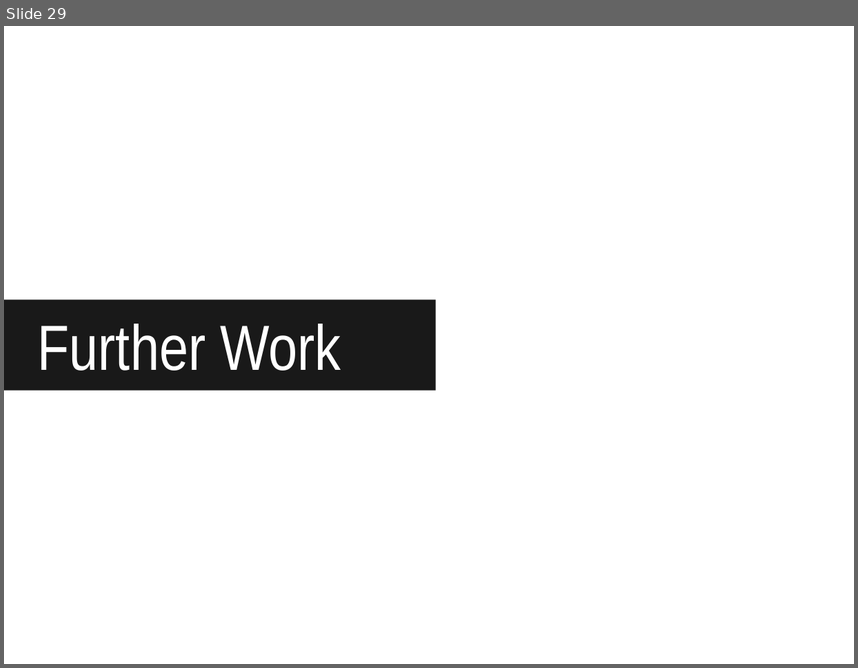
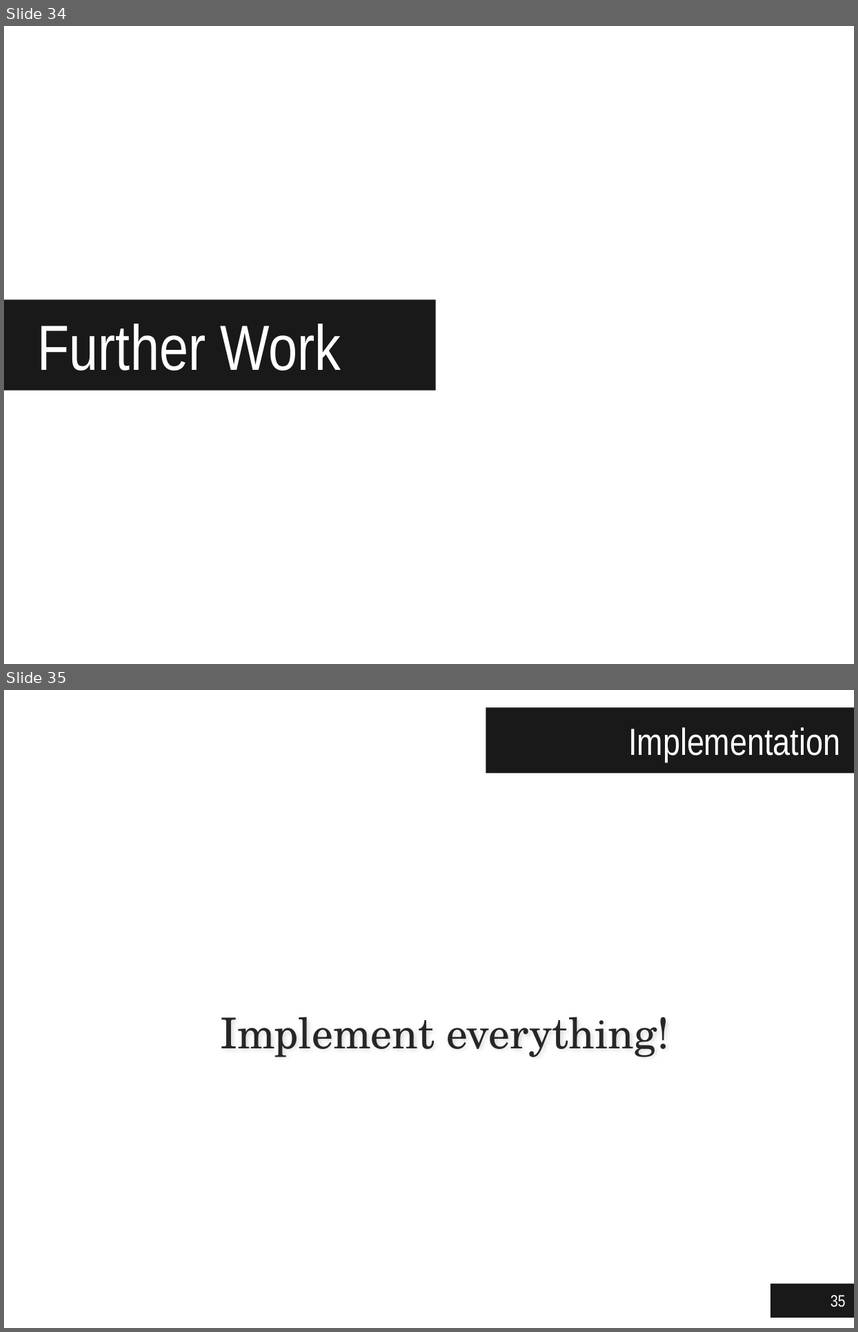
Before and after one commit to jgradim/thesis, a slide deck: presentations/jgradim-presentation.pptx. Shown one above the other, each under a label of ours: slide 29 before the commit, slides 34 and 35 after it. The pictures are 858x668 and 858x1332 pixels, drawn with LibreOffice and Linux fonts; fonts in the diff are those of the drawing; background and template pictures are left out. Boxes give left, top, right and bottom in pixels: in the first picture for what was removed or moved away, otherwise in the second. Text is boxed around its words. In the diff, an @@ line names an element or a change of style, - is before the commit and + after.

```diff
--- a/presentations/jgradim-presentation.pptx
+++ b/presentations/jgradim-presentation.pptx
@@ slide 35 added at bbox=[4, 690, 854, 1328], background #FFFFFF @@
@@ title added at bbox=[486, 708, 854, 773], fill #000000 at 90% opacity, 32 pt, text #FFFFFF @@
+Implementation
@@ text added at bbox=[221, 1016, 669, 1057], 36 pt, text #262626 @@
+Implement everything!
@@ page number added at bbox=[771, 1283, 854, 1317], fill #000000 at 90% opacity, 14 pt, text #FFFFFF @@
+35
@@ what was slide 29 is now slide 34 @@
```
Also in this commit, not shown: 23 slides changed, 6 other slides added, 2 slides removed.
